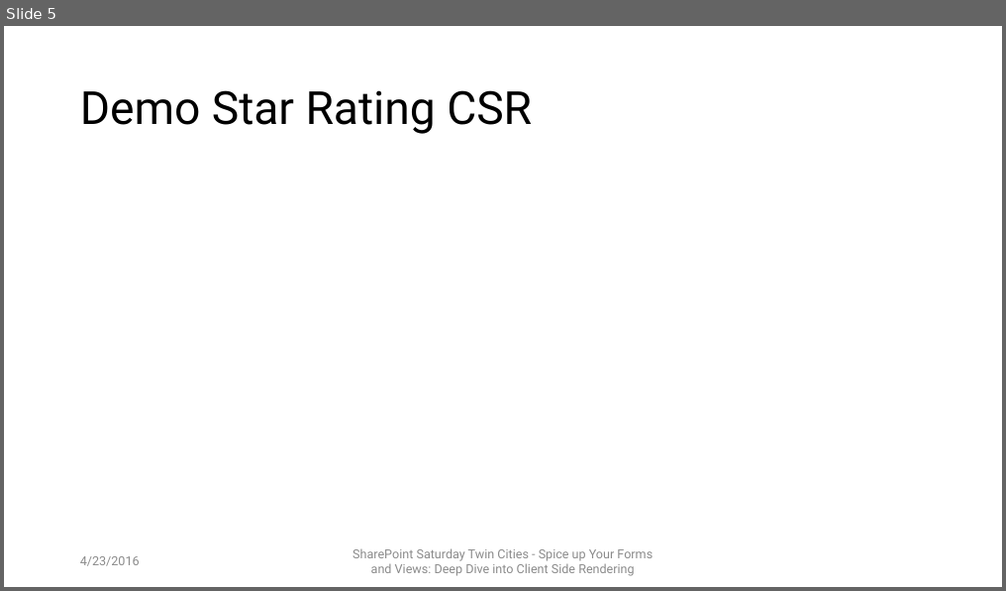
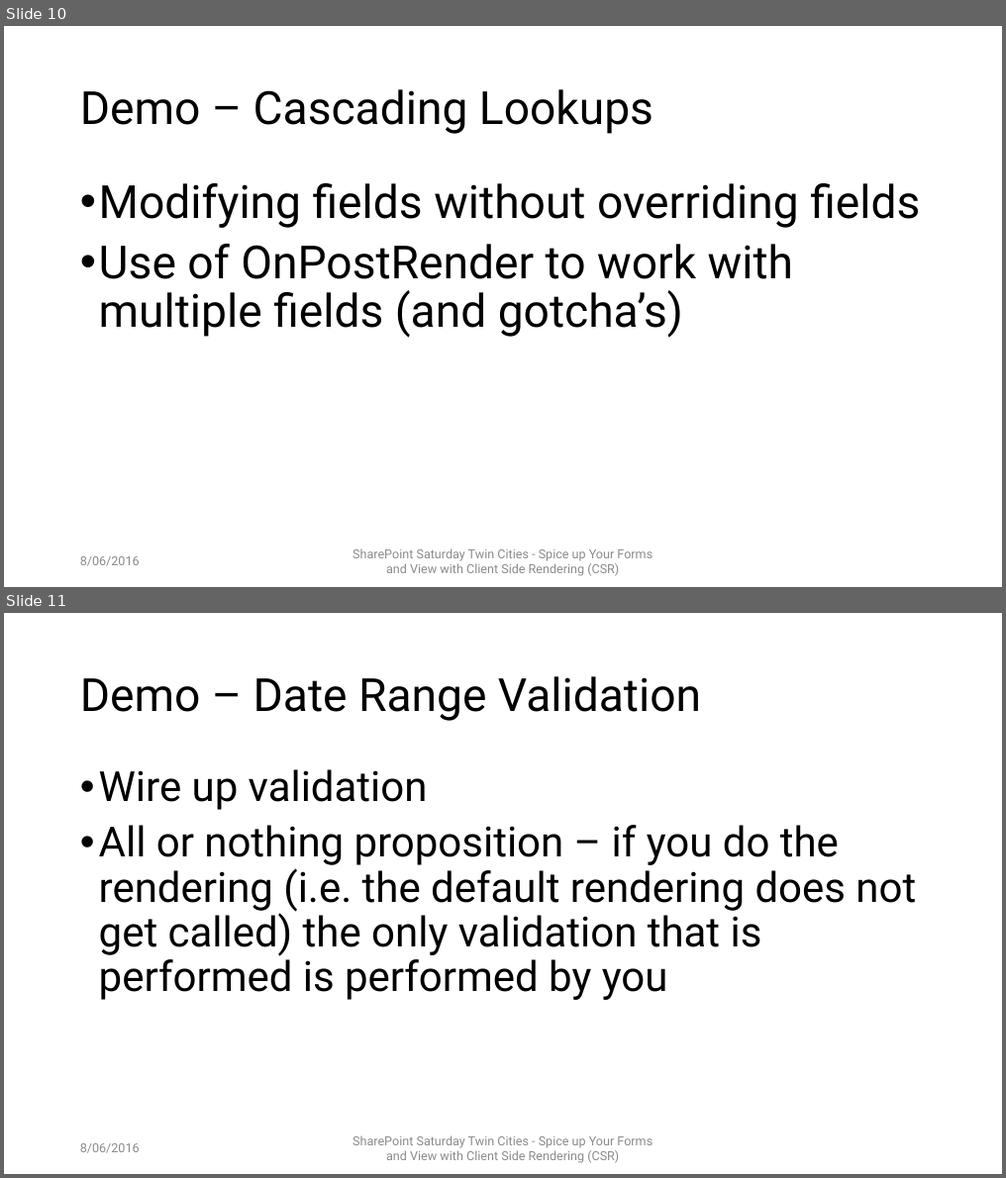
Before and after one commit to mcsheaj/CSRDemos, a slide deck: SPSPittsburgh_CSR.pptx. Shown one above the other, each under a label of ours: slide 5 before the commit, slides 10 and 11 after it. The pictures are 1006x591 and 1006x1178 pixels, drawn with LibreOffice and Linux fonts; fonts in the diff are those of the drawing; background and template pictures are left out. Boxes give left, top, right and bottom in pixels: in the first picture for what was removed or moved away, otherwise in the second. Text is boxed around its words. In the diff, an @@ line names an element or a change of style, - is before the commit and + after.

```diff
--- a/SPSPittsburgh_CSR.pptx
+++ b/SPSPittsburgh_CSR.pptx
@@ slide 11 added at (4,613,1002,1174), background #FFFFFF @@
@@ title added at (80,676,701,721), 44 pt, text #000000 @@
+Demo – Date Range Validation
@@ text added at (99,769,916,1000), 40 pt, text #000000 @@
+• Wire up validation
+• All or nothing proposition – if you do the rendering (i.e. the default rendering does not get called) the only validation that is performed is performed by you
@@ text added at (80,1144,140,1154), 12 pt, text #8C8C8C @@
+8/06/2016
@@ text added at (352,1136,652,1163), 12 pt, text #8C8C8C @@
+SharePoint Saturday Twin Cities - Spice up Your Forms and View with Client Side Rendering (CSR)
@@ what was slide 5 is now slide 10 @@
@@ slide 10 changed as well @@
@@ title at (80,89,653,134): text changed @@
-Demo Star Rating CSR
+Demo – Cascading Lookups
@@ text added at (99,183,920,338), 44 pt, text #000000 @@
+• Modifying fields without overriding fields
+• Use of OnPostRender to work with multiple fields (and gotcha’s)
@@ text at (80,557,140,567): text changed @@
-4/23/2016
+8/06/2016
@@ text at (352,549,652,576): text changed @@
-SharePoint Saturday Twin Cities - Spice up Your Forms and Views: Deep Dive into Client Side Rendering
+SharePoint Saturday Twin Cities - Spice up Your Forms and View with Client Side Rendering (CSR)
```
Also in this commit, not shown: 21 other slides changed, 5 other slides added, 4 slides removed.
